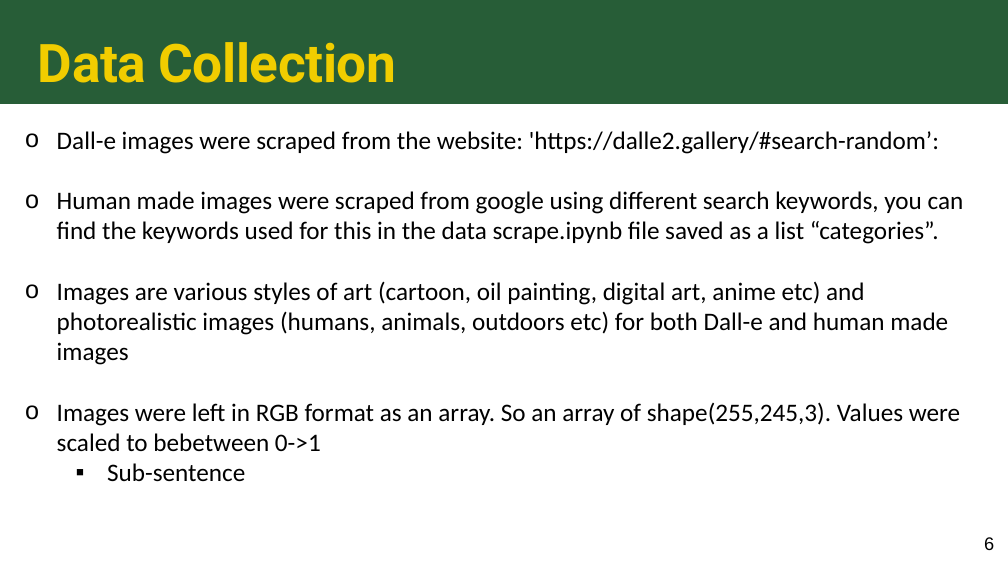
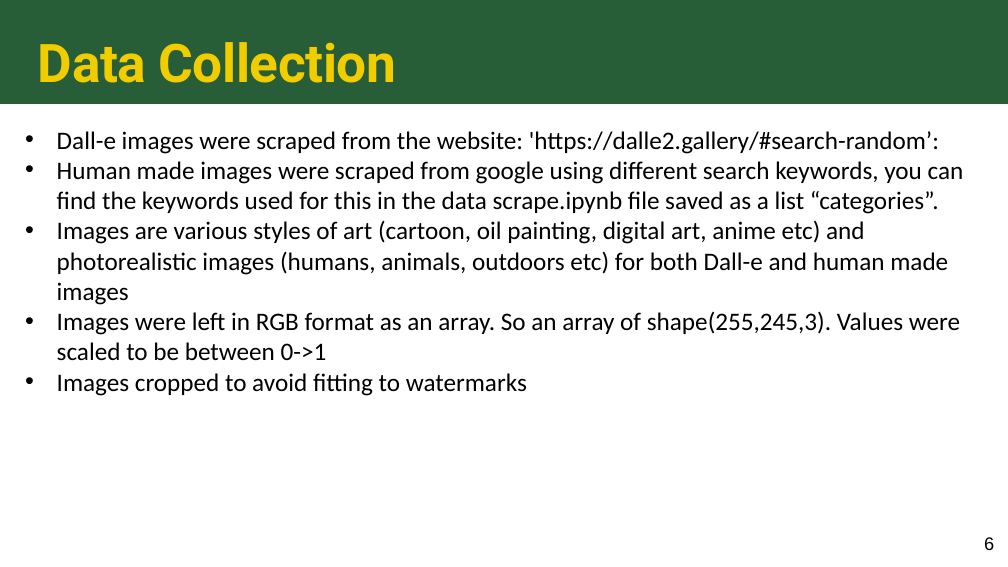
Before and after one commit to riskiha/DALL-E-Classifier, a slide deck: slide 6 of STAT 541 - Clusterfunc - Final Project Slides.pptx. Drawn at 1008x567 pixels with LibreOffice and Linux fonts; fonts in the diff are those of the drawing. Boxes give left, top, right and bottom in pixels: in the first picture for what was removed or moved away, otherwise in the second. Text is boxed around its words. In the diff, an @@ line names an element or a change of style, - is before the commit and + after.

```diff
--- a/STAT 541 - Clusterfunc - Final Project Slides.pptx
+++ b/STAT 541 - Clusterfunc - Final Project Slides.pptx
@@ text at box(57, 131, 964, 305): bullet o to • @@
@@ text at box(57, 311, 960, 396): text changed @@
-o Images were left in RGB format as an array. So an array of shape(255,245,3). Values were scaled to bebetween 0->1
-  ▪ Sub-sentence
+• Images were left in RGB format as an array. So an array of shape(255,245,3). Values were scaled to be between 0->1
+• Images cropped to avoid fitting to watermarks
```
Also in this commit, not shown: 2 other slides changed, 4 slides added, 4 slides removed.
